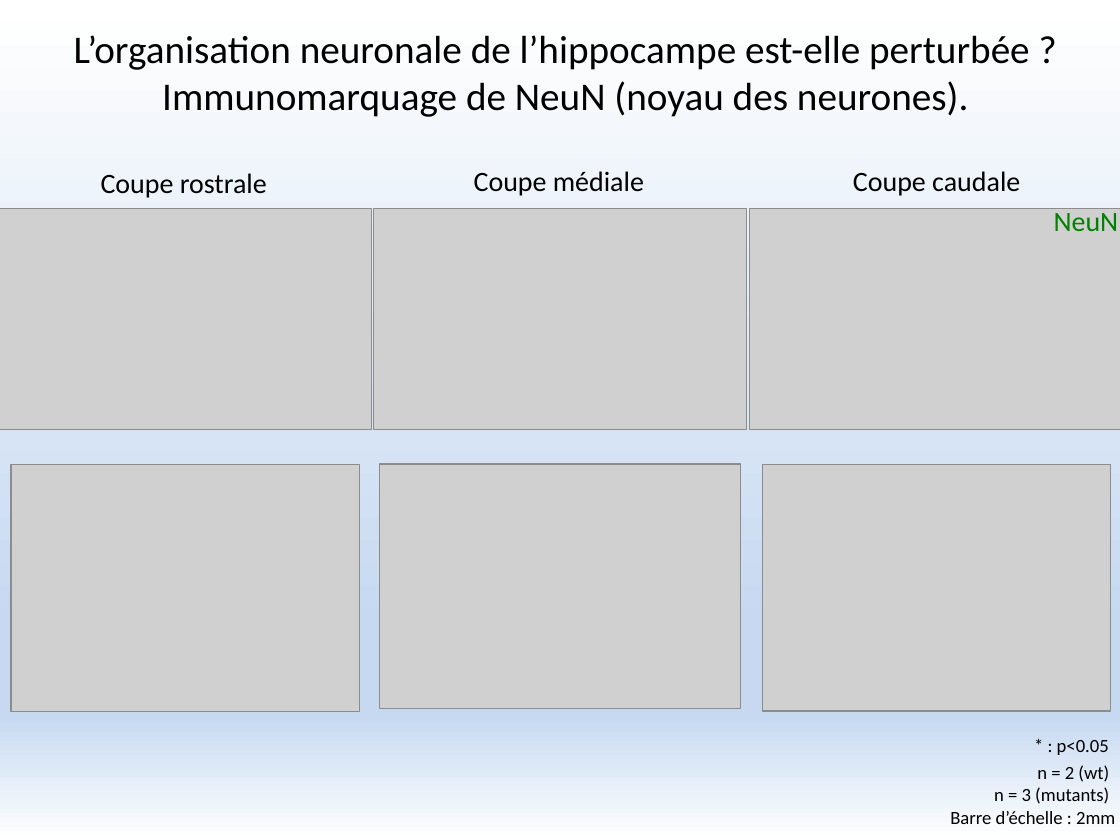
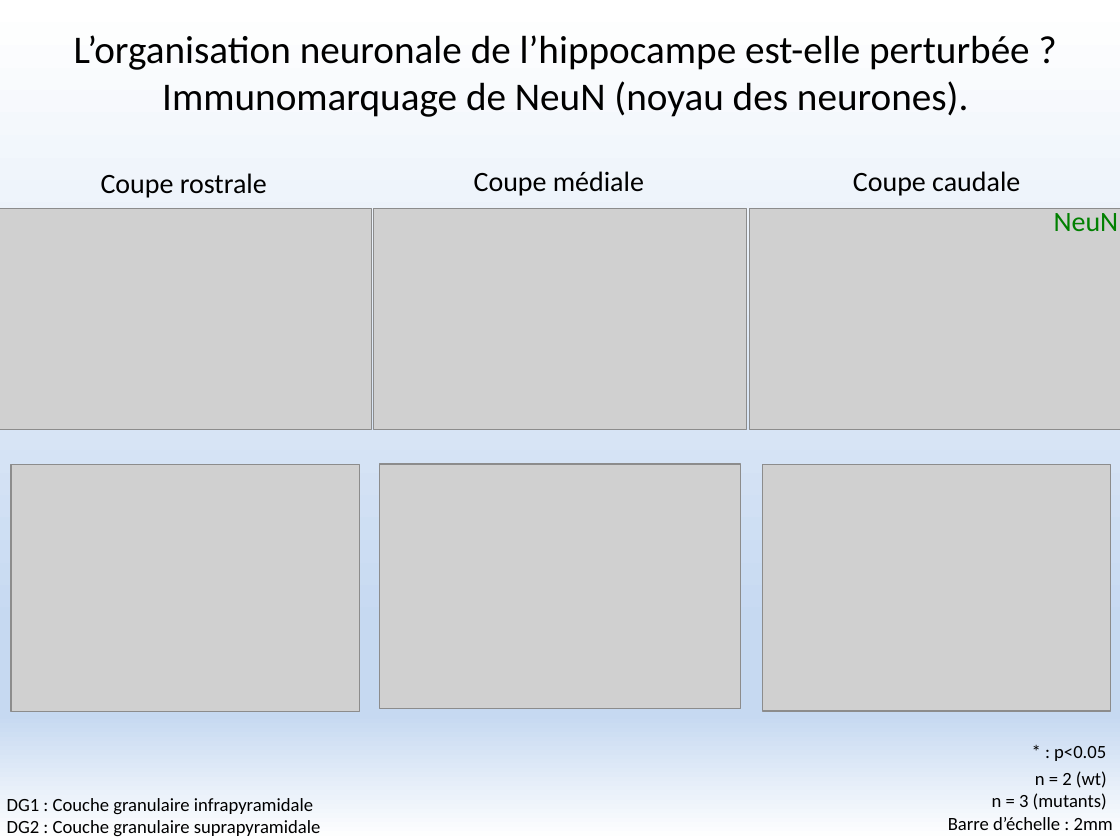
Before and after one commit to FlorentKl/rapport-m2, a slide deck: slide 7 of Présentation Oral.pptx. Drawn at 1120x840 pixels with LibreOffice and Linux fonts; fonts in the diff are those of the drawing; grey boxes stand for pictures. Boxes give left, top, right and bottom in pixels: in the first picture for what was removed or moved away, otherwise in the second. Text is boxed around its words. In the diff, an @@ line names an element or a change of style, - is before the commit and + after.

```diff
--- a/Présentation Oral.pptx
+++ b/Présentation Oral.pptx
@@ text "* : p<0.05": place and size @@
-text "* : p<0.05" at box(1057, 740, 1109, 755)
+text "* : p<0.05" at box(1054, 746, 1106, 761)
@@ text "n = 2 (wt)": place and size @@
-text "n = 2 (wt)" at box(994, 765, 1109, 804)
+text "n = 2 (wt)" at box(992, 771, 1107, 810)
@@ text added at box(7, 798, 321, 837), 12 pt, text #000000 @@
+DG1 : Couche granulaire infrapyramidale
+DG2 : Couche granulaire suprapyramidale
@@ text "Barre d’échelle : 2mm": place and size @@
-text "Barre d’échelle : 2mm" at box(950, 811, 1115, 824)
+text "Barre d’échelle : 2mm" at box(948, 817, 1113, 830)
```
